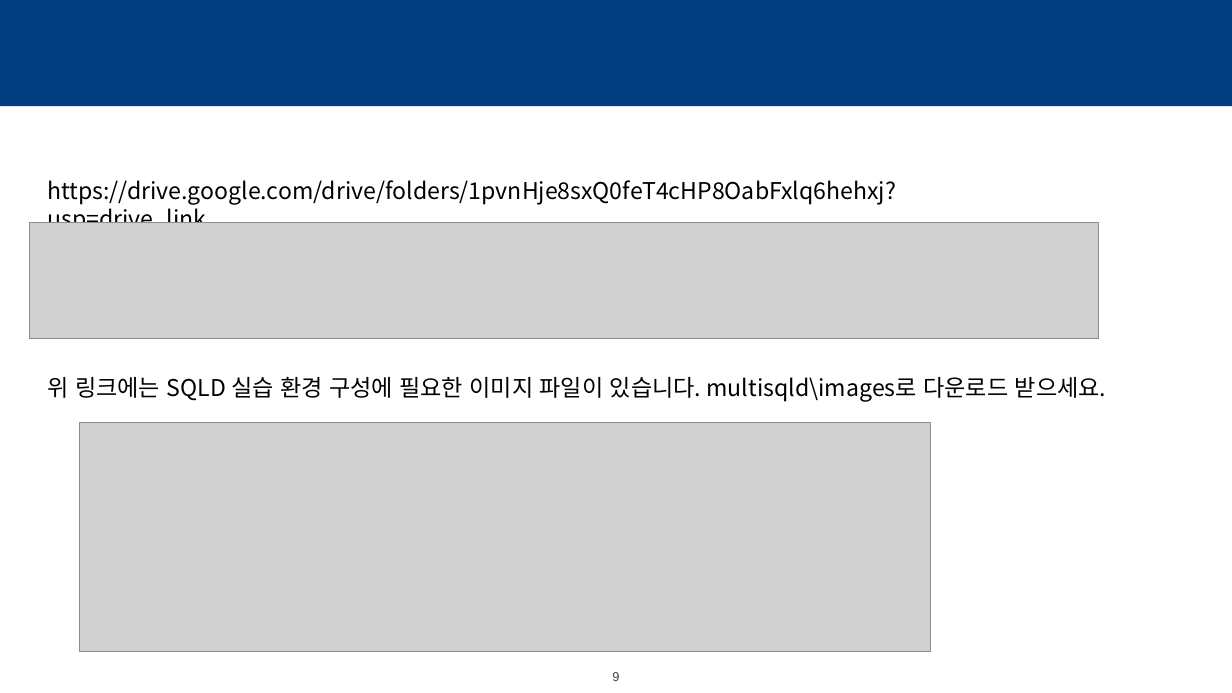
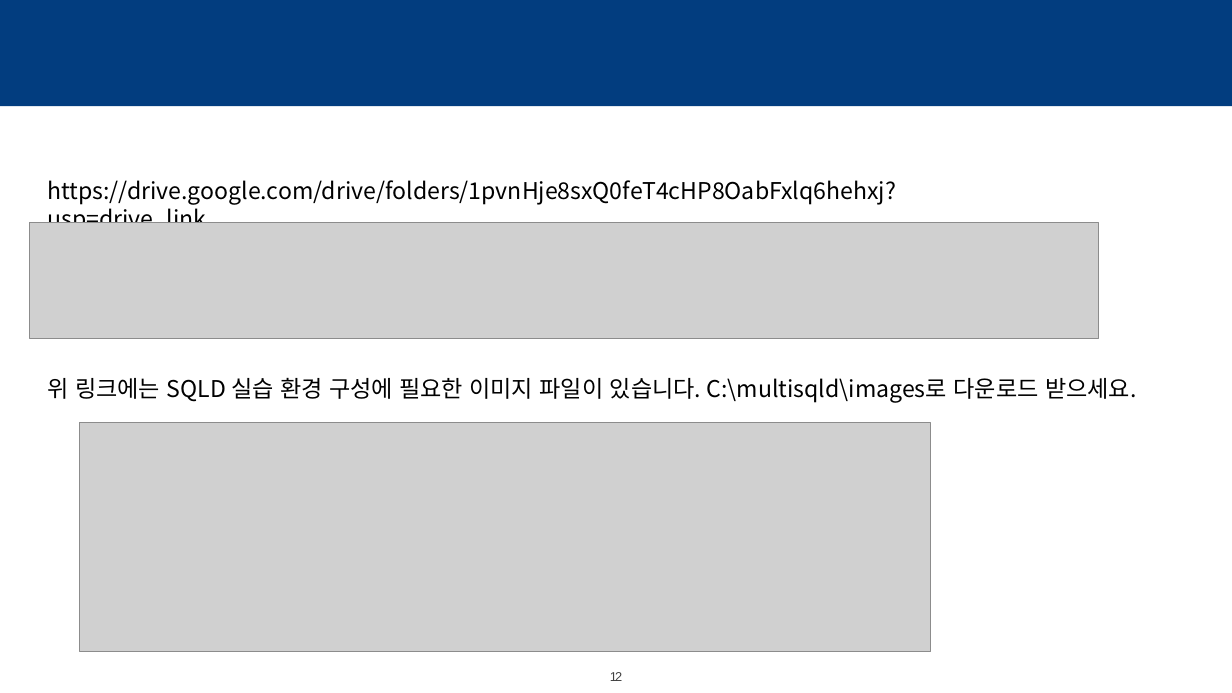
Before and after one commit to sunkusun9/SQLD_2508, a slide deck: slide 12 of SQLD 실습 환경 구축.pptx (slide 9 before the commit). Drawn at 1232x693 pixels with LibreOffice and Linux fonts; fonts in the diff are those of the drawing; grey boxes stand for pictures; background and template pictures are left out. Boxes give left, top, right and bottom in pixels: in the first picture for what was removed or moved away, otherwise in the second. Text is boxed around its words. In the diff, an @@ line names an element or a change of style, - is before the commit and + after.

```diff
--- a/SQLD 실습 환경 구축.pptx
+++ b/SQLD 실습 환경 구축.pptx
@@ text at [47,377,1136,402]: text changed @@
-위 링크에는 SQLD 실습 환경 구성에 필요한 이미지 파일이 있습니다. multisqld\images로 다운로드 받으세요.
+위 링크에는 SQLD 실습 환경 구성에 필요한 이미지 파일이 있습니다. C:\multisqld\images로 다운로드 받으세요.
@@ page number at [610,672,622,681]: text changed @@
-9
+12
```
Also in this commit, not shown: 4 other slides changed, 7 slides added, 2 slides removed, 3 other files.
